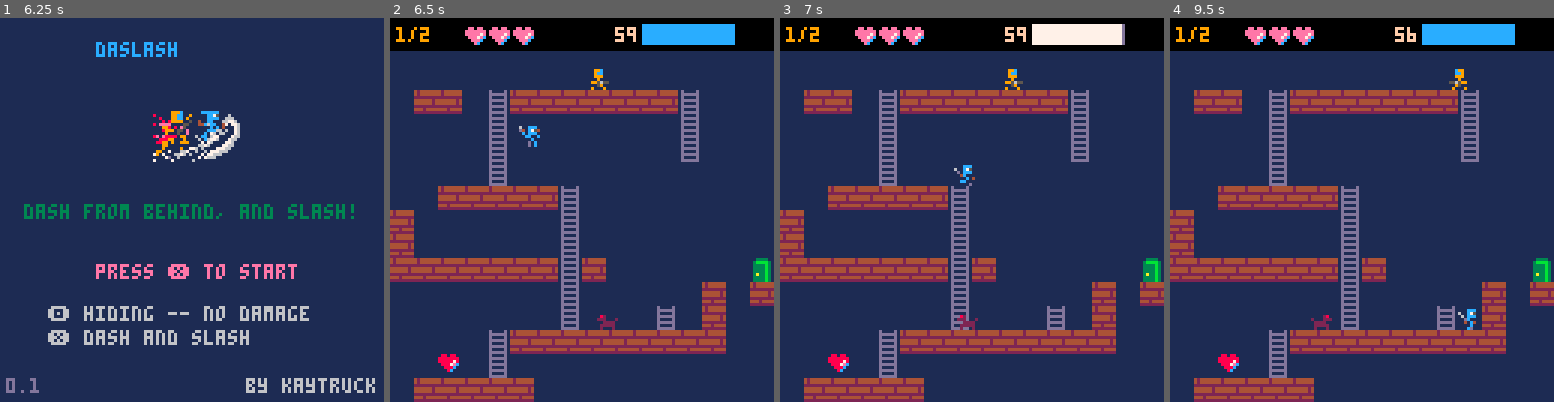
Above: before the commit, frames 1-4 (left to right).
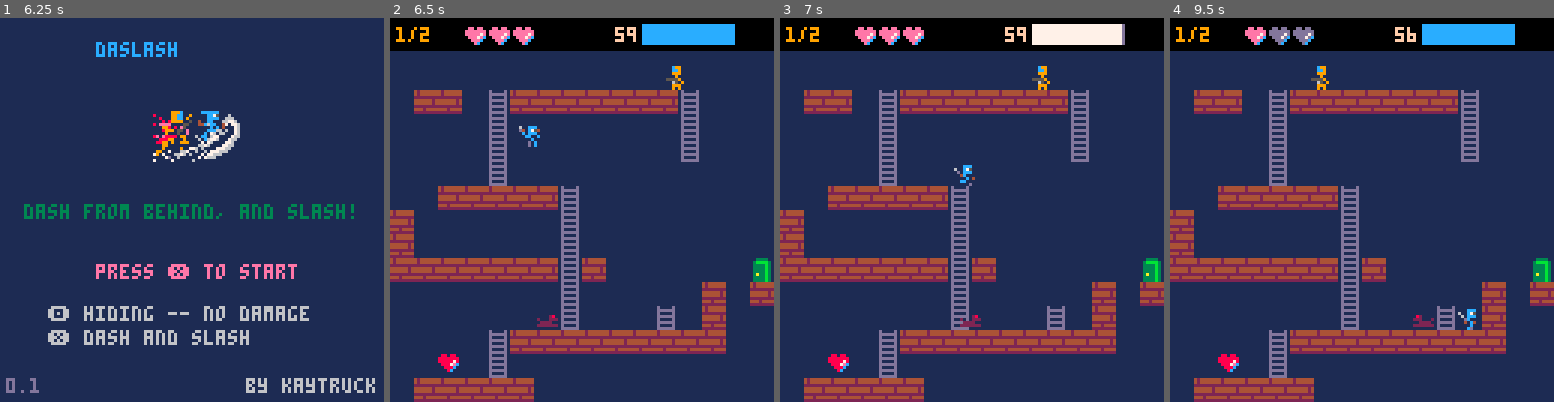
Above: after the commit, the same moments.

Repository: kaytruck/daslash
Game: PICO-8 cartridge daslash.p8
Two runs of this game, one before a commit and one after it. Both use one fixed random seed, a clock stepped at 60 frames per second and the inputs below.
Inputs:
- Up to frame 1 (6.25 s): tap X (X key) at 0.33, 1.07, 1.85, 2.97, 4.08, 5.2 s; tap O (Z key) at 0.7, 1.7, 2.1, 2.5, 2.9, 3.3, 3.7, 4.1, 4.5, 4.9, 5.3, 5.7, 6.1 s; hold Right 1.6-2.1 s; hold Up 2.15-2.42 s; hold Right 2.47-3.03 s; hold Left 3.08-3.58 s; hold Down 3.63-3.97 s; hold Right 4.02-4.68 s; hold Up 4.73-5.03 s; hold Left 5.08-5.68 s; hold Down 5.73-6.03 s; hold Right from 6.08 s (still down)
- Up to frame 2 (6.5 s): keep holding Right; tap X (X key) at 6.32 s
- Up to frame 3 (7 s): tap O (Z key) at 6.5, 6.9 s; release Right at 6.58 s; hold Right from 6.63 s (still down)
- Up to frame 4 (9.5 s): release Right at 7.13 s; hold Up 7.18-7.45 s; tap O (Z key) every 0.4 s from 7.3 to 9.3 s; tap X (X key) at 7.43, 8.55 s; hold Right 7.5-8.07 s; hold Left 8.12-8.62 s; hold Down 8.67-9 s; hold Right from 9.05 s (still down)

Frame 1 is identical in both runs. In frame 2, 0.5% of the frame differs, in the area x 38-77%, y 12-82%; in frame 3, 0.3%; in frame 4, 0.8%, in the area x 25-78%, y 2-82%.

Commit message:
敵生成処理のコードを改善する

Diff:
--- a/common.lua
+++ b/common.lua
@@ -1,3 +1,6 @@
+f_solid = 0xF
+f_ground = 0x4
+f_ladder = 0x14
 f_door = 0x11
 f_hpmaxup = 0x22
 f_hpup = 0x21
@@ -7,7 +10,6 @@
 	local y1 = 0
 	local x2 = 0
 	local y2 = 0
-	local flg = 0xF
 
 	if dir == "right" then
 		x1 = obj.x + obj.w
@@ -27,8 +29,8 @@
     x2 = x2 / 8 + stages[sn].m_x
     y2 = y2 / 8 + stages[sn].m_y
 
-	if fget(mget(x1, y1)) == flg
-	or fget(mget(x2, y2)) == flg
+	if fget(mget(x1, y1)) == f_solid
+	or fget(mget(x2, y2)) == f_solid
 	then
 		return true
 	else
@@ -43,15 +45,14 @@
 	-- bottom right
 	local x2 = obj.x + obj.w - 3
 	local y2 = (obj.y + obj.h - 1) + offset
-	local flg = 0x4
 
 	x1 = x1 / 8 + stages[sn].m_x
 	y1 = y1 / 8 + stages[sn].m_y
 	x2 = x2 / 8 + stages[sn].m_x
 	y2 = y2 / 8 + stages[sn].m_y
 
-	if (fget(mget(x1, y1)) & flg) ~= 0
-	or (fget(mget(x2, y2)) & flg) ~= 0
+	if (fget(mget(x1, y1)) & f_ground) ~= 0
+	or (fget(mget(x2, y2)) & f_ground) ~= 0
 	then
 		return true
 	else
@@ -70,8 +71,6 @@
 	local x2_r = obj.x + obj.w -3
 	local y2 = (obj.y + obj.h)
 
-	local flg = 0x14
-
 	x1_l = x1_l / 8 + stages[sn].m_x
 	x1_r = x1_r / 8 + stages[sn].m_x
 	y1 = y1 / 8 + stages[sn].m_y
@@ -79,16 +78,16 @@
 	x2_r = x2_r / 8 + stages[sn].m_x
 	y2 = y2 / 8 + stages[sn].m_y
 
-    if fget(mget(x1_l, y1)) == flg
-	or fget(mget(x1_r, y1)) == flg then
-		if fget(mget(x2_l, y2)) == flg
-		or fget(mget(x2_r, y2)) == flg then
+    if fget(mget(x1_l, y1)) == f_ladder
+	or fget(mget(x1_r, y1)) == f_ladder then
+		if fget(mget(x2_l, y2)) == f_ladder
+		or fget(mget(x2_r, y2)) == f_ladder then
 			return "in"
 		else
 			return "bottom"
 		end
-	elseif fget(mget(x2_l, y2)) == flg
-	or fget(mget(x2_r, y2)) == flg then
+	elseif fget(mget(x2_l, y2)) == f_ladder
+	or fget(mget(x2_r, y2)) == f_ladder then
 		return "on"
 	end
 	return "none"
--- a/enemies.lua
+++ b/enemies.lua
@@ -1,40 +1,38 @@
-function init_enemies(es)
-	local enemies = {}
-	for e in all(es) do
-		add(enemies, e.create(e.sp, e.sp_end, e.x, e.y, e.vx, e.hp))
-	end
-	-- add(enemies, create_enemey_1(64, 65, 8 * 8, 2 * 8, 0.5, 6))
-	-- add(enemies, create_enemey_1(80, 81, 9 * 8, 12 * 8, -0.7, 3))
-	return enemies
+function create_enemey_yellow(init_x, init_y, init_vx)
+	return create_enemy(64, 65, init_x, init_y, init_vx, 6, update_enemy_1, animate_enemy_1)
 end
 
-function create_enemey_1(init_sp, init_sp_end, init_x, init_y, init_vx, init_hp)
+function create_enemey_dog(init_x, init_y, init_vx)
+	return create_enemy(80, 81, init_x, init_y, init_vx, 3, update_enemy_1, animate_enemy_1)
+end
+
+function create_enemy(i_sp, i_sp_end, i_x, i_y, i_vx, i_hp, u_func, a_func)
 	local flip = false
-	if init_vx < 0 then
+	if i_vx < 0 then
 		flip = true
 	end
 	return {
-		sp=init_sp,
-		sp_begin=init_sp,
-		sp_end=init_sp_end,
+		sp=i_sp,
+		sp_begin=i_sp,
+		sp_end=i_sp_end,
 		spw=1,				-- sprite width
 		w=8,
 		h=8,
-		x=init_x,
-		y=init_y,
-		vx=init_vx,
+		x=i_x,
+		y=i_y,
+		vx=i_vx,
 		flip=flip,
 		-- status
 		downt=0,
 		downt_max=10,
 		dead=false,
-		hp=init_hp,
+		hp=i_hp,
 		underatk=false,		-- under attack flag
 		-- anim
 		anim=0,
 		-- function
-		update=update_enemy_1,
-		animate=animate_enemy_1,
+		update=u_func,
+		animate=a_func,
 	}
 end
 
--- a/main_init.lua
+++ b/main_init.lua
@@ -40,7 +40,8 @@
 	player.x = stages[sn].p_x
 	player.y = stages[sn].p_y
 	-- enemies
-	enemies = init_enemies(stages[sn].enemies)
+	-- enemies = init_enemies(stages[sn].enemies)
+	enemies = stages[sn].enemies
 	-- life time
 	life_time = stages[sn].life_time
 end
--- a/stages.lua
+++ b/stages.lua
@@ -15,24 +15,8 @@
     m_h = 16,
     -- enemies
     enemies = {
-        {
-            create=create_enemey_1,
-            sp=64,
-            sp_end=65,
-            x=8*8,
-            y=2*8,
-            vx=0.5,
-            hp=6,
-        },
-        {
-            create=create_enemey_1,
-            sp=80,
-            sp_end=81,
-            x=9*8,
-            y=12*8,
-            vx=-0.7,
-            hp=3,
-        },
+        create_enemey_yellow(8*8, 2*8, 0.5),
+        create_enemey_dog(9*8, 12*8, -0.7),
     },
 }
 
@@ -48,41 +32,8 @@
     m_h = 16,
     -- enemies
     enemies = {
-        {
-            create=create_enemey_1,
-            sp=64,
-            sp_end=65,
-            x=(24 - 16)*8,
-            y=3*8,
-            vx=0.5,
-            hp=6,
-        },
-        {
-            create=create_enemey_1,
-            sp=64,
-            sp_end=65,
-            x=(27 - 16) * 8,
-            y=10*8,
-            vx=0.5,
-            hp=6,
-        },
-        -- {
-        --     create=create_enemey_1,
-        --     sp=80,
-        --     sp_end=81,
-        --     x=(28 - 16) * 8,
-        --     y=3*8,
-        --     vx=-0.7,
-        --     hp=3,
-        -- },
-        {
-            create=create_enemey_1,
-            sp=80,
-            sp_end=81,
-            x=(20 - 16) * 8,
-            y=7*8,
-            vx=-0.7,
-            hp=3,
-        },
+        create_enemey_yellow((24 - 16)*8, 3*8, 0.5),
+        create_enemey_yellow((27 - 16)*8, 10*8, 0.5),
+        create_enemey_dog((20 - 16)*8, 7*8, -0.7),
     },
 }
Not shown, changed: README.md
